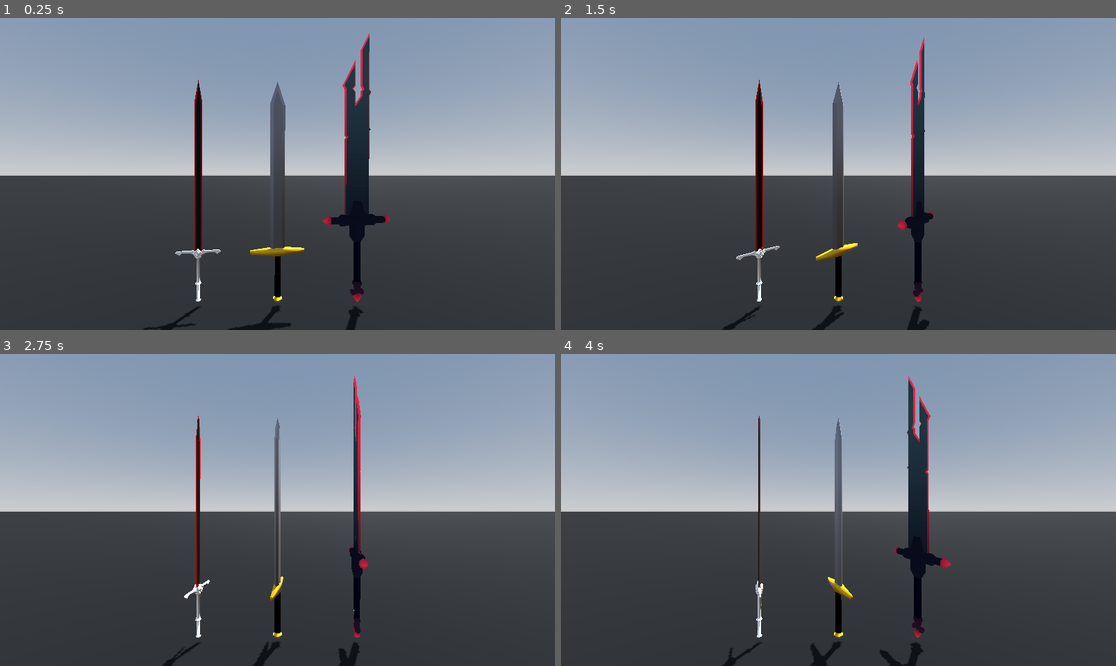
Above: before the commit, frames 1-4 (two rows, left to right).
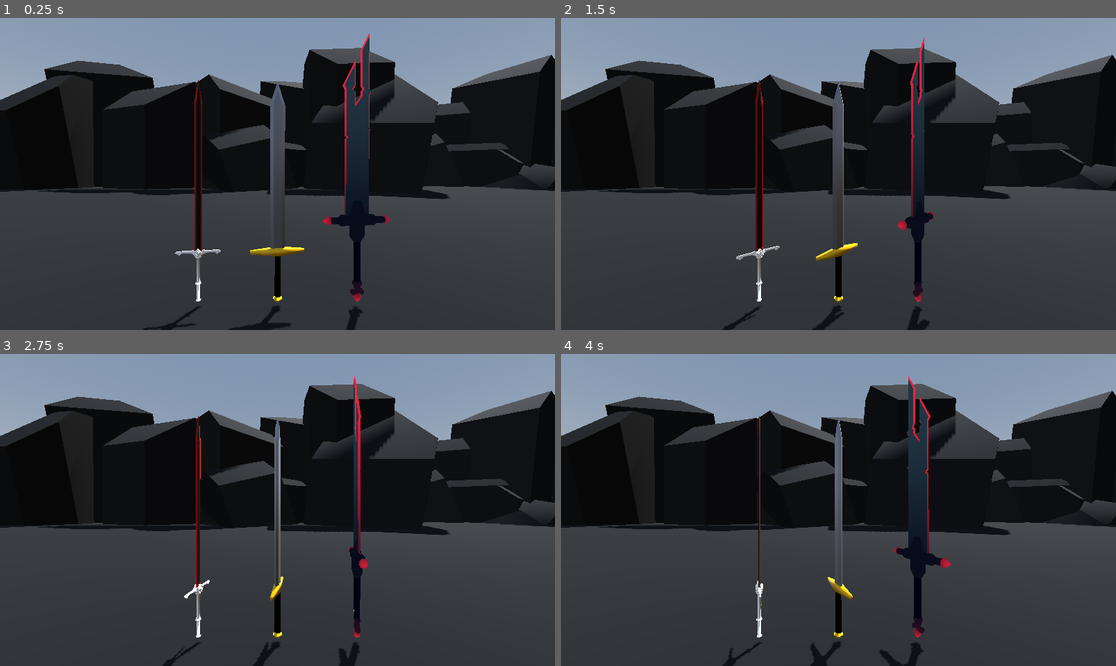
Above: after the commit, the same moments.

Repository: KameronHodge/KameronHodge.github.io
Game: Godot game, scene res://Scenes/display.tscn
Same seed, same stepped clock (60 frames per second), same inputs: the game is played once before the commit and once after it.
Inputs:
- Up to frame 1 (0.25 s): no input
- Up to frame 2 (1.5 s): no input
- Up to frame 3 (2.75 s): no input
- Up to frame 4 (4 s): no input

The runs differ from the first frame. In frame 1, 35% of the frame differs, in the area x 0-100%, y 9-59%; in frame 2, 36%; in frame 3, 37%; in frame 4, 36%.

Commit message:
added rocks

Diff:
--- /dev/null
+++ b/project/webportfoliotest/Assets/Nature/Rocks/low_poly_rock.tscn
@@ -0,0 +1,11 @@
+[gd_scene load_steps=3 format=3 uid="uid://1lmkqo8jtwpk"]
+
+[ext_resource type="PackedScene" uid="uid://bvhepx8i15tkg" path="res://Assets/Nature/Rocks/low poly rock.glb" id="1_1tjny"]
+
+[sub_resource type="StandardMaterial3D" id="StandardMaterial3D_l2ge1"]
+albedo_color = Color(0, 0, 0, 1)
+
+[node name="low poly rock" instance=ExtResource("1_1tjny")]
+
+[node name="Cube_001" parent="." index="0"]
+material_override = SubResource("StandardMaterial3D_l2ge1")
--- a/project/webportfoliotest/Scenes/display.tscn
+++ b/project/webportfoliotest/Scenes/display.tscn
@@ -1,9 +1,10 @@
-[gd_scene load_steps=9 format=3 uid="uid://cnmby3vnmtffu"]
+[gd_scene load_steps=10 format=3 uid="uid://cnmby3vnmtffu"]
 
 [ext_resource type="PackedScene" uid="uid://tgruy6eujs1q" path="res://Assets/Weapons/Sword/sword.tscn" id="1_odar2"]
 [ext_resource type="Script" uid="uid://c2d2k5lbn84e6" path="res://Scripts/RotateScript.gd" id="2_oe3w4"]
 [ext_resource type="PackedScene" uid="uid://6lkov81ery6l" path="res://Assets/Weapons/Sword/newsword.tscn" id="3_oe3w4"]
 [ext_resource type="PackedScene" uid="uid://dvkhfuq5mcrj1" path="res://Assets/Weapons/Sword/bettersword.tscn" id="4_us5k4"]
+[ext_resource type="PackedScene" uid="uid://1lmkqo8jtwpk" path="res://Assets/Nature/Rocks/low_poly_rock.tscn" id="5_xptpx"]
 
 [sub_resource type="ProceduralSkyMaterial" id="ProceduralSkyMaterial_ru5jf"]
 sky_horizon_color = Color(0.662243, 0.671743, 0.686743, 1)
@@ -48,3 +49,17 @@
 transform = Transform3D(1, 0, 0, 0, 1, 0, 0, 0, 1, 88.6094, -5, -348.997)
 material_override = SubResource("StandardMaterial3D_us5k4")
 size = Vector3(2541.09, 1, 730.984)
+
+[node name="Node" type="Node" parent="."]
+
+[node name="low poly rock" parent="Node" instance=ExtResource("5_xptpx")]
+transform = Transform3D(-46.6937, 0, 17.8801, 0, 50, 0, -17.8801, 0, -46.6937, 112.333, -25.8824, -121.801)
+
+[node name="low poly rock2" parent="Node" instance=ExtResource("5_xptpx")]
+transform = Transform3D(36.7546, 0, 33.8984, 0, 50, 0, -33.8984, 0, 36.7546, 51.9747, -25.8824, -121.801)
+
+[node name="low poly rock3" parent="Node" instance=ExtResource("5_xptpx")]
+transform = Transform3D(47.94, 0, -14.2041, 0, 50, 0, 14.2041, 0, 47.94, -71.0689, -25.8824, -105.975)
+
+[node name="low poly rock4" parent="Node" instance=ExtResource("5_xptpx")]
+transform = Transform3D(-34.0143, 0, -36.6473, 0, 50, 0, 36.6473, 0, -34.0143, -10.8923, -25.8824, -110.657)
Binary file added: project/webportfoliotest/Assets/Nature/Rocks/low poly rock.glb
Not shown, added: project/webportfoliotest/Assets/Nature/Rocks/low poly rock.glb.import
